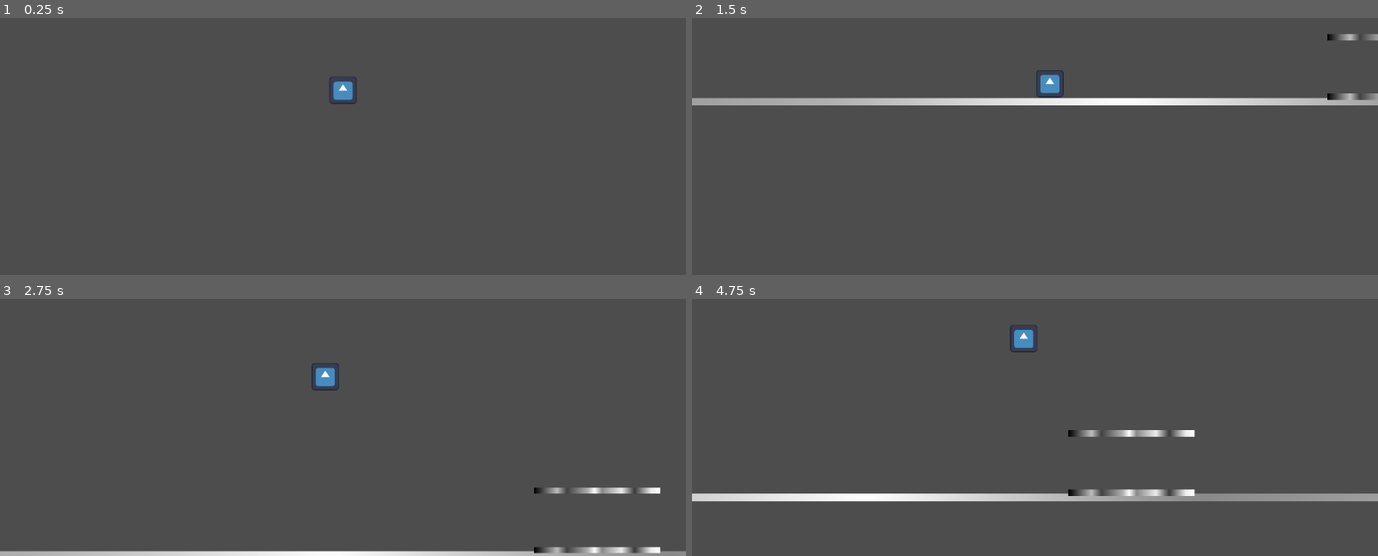
Above: before the commit, frames 1-4 (two rows, left to right).
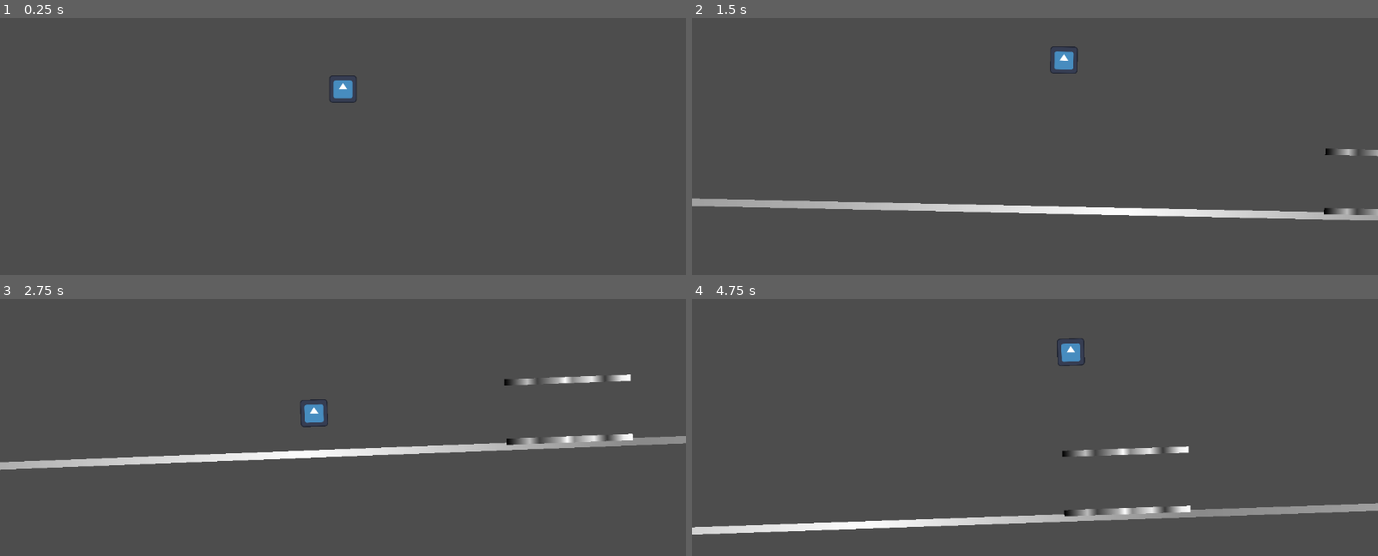
Above: after the commit, the same moments.

Repository: MemeCake789/RETCON
Game: Godot game, scene res://Scenes/root.tscn
The game is run twice, just before and just after one commit, with the same random seed, the same clock (stepped at 60 frames per second) and the same inputs. The engine's default icon, where the game draws it, is replaced by a stand-in: a white triangle on a blue panel in a dark square.
Inputs (mouse positions are in pixels of both pictures, inside the frame that each line leads up to):
- Up to frame 1 (0.25 s): no input
- Up to frame 2 (1.5 s): tap Enter (ui_accept) at 0.5, 0.6 s; move the mouse to (1185, 64) at 0.52 s; hold Right (ui_right) from 0.53 s (still down); tap W (Jump, bound only after the commit) at 0.77, 0.8, 1.07, 1.35 s; move the mouse to (897, 102) at 1.27 s
- Up to frame 3 (2.75 s): tap W (Jump, bound only after the commit) at 1.52, 1.82, 2.3 s; tap Enter (ui_accept) at 1.55, 2.1 s; move the mouse to (outside the picture) at 2.02 s; release Right (ui_right) at 2.03 s; hold Left (ui_left) from 2.03 s (still down)
- Up to frame 4 (4.75 s): move the mouse to (1000, 440) at 2.77 s; release Left (ui_left) at 2.78 s; hold Right (ui_right) 2.78-4.28 s; tap Enter (ui_accept) at 2.85, 4.35 s; tap W (Jump, bound only after the commit) at 3.02, 3.32, 3.6, 3.77, 4.07, 4.52 s; move the mouse to (1240, 422) at 3.52 s; move the mouse to (829, 306) at 4.27 s; hold Left (ui_left) from 4.28 s (still down)

The runs differ from the first frame. In frame 1, 0.1% of the frame differs, in the area x 48-52%, y 22-34%; in frame 2, 6.9%; in frame 3, 6.7%; in frame 4, 7.8%, in the area x 0-100%, y 10-92%.

Commit message:
Better Camera

Diff:
--- a/Scenes/root.tscn
+++ b/Scenes/root.tscn
@@ -1,7 +1,8 @@
-[gd_scene load_steps=7 format=3 uid="uid://dt2ne53qelvns"]
+[gd_scene load_steps=8 format=3 uid="uid://dt2ne53qelvns"]
 
 [ext_resource type="Script" uid="uid://2u8jtq11umd0" path="res://Scripts/PlayerController.gd" id="1_8pvmw"]
 [ext_resource type="Texture2D" uid="uid://bkc0c714b7g50" path="res://Assets/icon.svg" id="2_vnucn"]
+[ext_resource type="Script" uid="uid://c7it2dcggmk3i" path="res://Scripts/CameraController.gd" id="3_vnucn"]
 
 [sub_resource type="RectangleShape2D" id="RectangleShape2D_fpdt3"]
 size = Vector2(46, 46)
@@ -29,8 +30,10 @@
 texture = ExtResource("2_vnucn")
 
 [node name="Camera2D" type="Camera2D" parent="Player"]
+ignore_rotation = false
 position_smoothing_enabled = true
 position_smoothing_speed = 10.0
+script = ExtResource("3_vnucn")
 
 [node name="Map" type="Node2D" parent="."]
 
--- /dev/null
+++ b/Scripts/CameraController.gd
@@ -0,0 +1,33 @@
+extends Camera2D
+const SMOOTHING : int = 5
+const STRENGTH : int = 4
+
+var previous_velocity : Vector2 = Vector2.ZERO # Velocity of last frame
+
+func _ready() -> void:
+	pass # Replace with function body.
+
+
+func _process(delta: float) -> void:
+	MouseCameraOffset(delta)
+	PlayerSpeedCameraTilt(delta)
+
+func PlayerSpeedCameraTilt(delta: float):
+	var player = get_parent()
+	if player and player.has_method("get_velocity"):
+		var player_velocity = player.velocity
+		print(player_velocity)
+
+		var velocity_change = player_velocity - previous_velocity
+
+		var rotation_strength = 0.01
+		var target_rotation = -velocity_change.x * rotation_strength
+		rotation = lerp_angle(rotation, target_rotation, delta * 0.5)
+
+		previous_velocity = player_velocity
+
+func MouseCameraOffset(delta: float):
+	var mouse_position = get_viewport().get_mouse_position()
+	var viewport_center = get_viewport().size / 2.0
+	var target_offset = (Vector2(mouse_position) - viewport_center) / STRENGTH
+	offset = offset.lerp(target_offset, SMOOTHING * delta)
--- a/Scripts/PlayerController.gd
+++ b/Scripts/PlayerController.gd
@@ -33,7 +33,7 @@
 		coyote_timer = 0.0 # Consume coyote time
 
 	# Get the input direction and handle the movement/deceleration.
-	var direction := Input.get_axis("ui_left", "ui_right")
+	var direction := Input.get_axis("Move_Left", "Move_Right")
 
 	var acceleration = GROUND_ACCELERATION if is_on_floor() else AIR_ACCELERATION
 	var deceleration = GROUND_DECELERATION if is_on_floor() else AIR_DECELERATION
@@ -48,7 +48,6 @@
 		current_speed = move_toward(current_speed, INITIAL_SPEED, GROUND_DECELERATION * delta)
 
 	was_on_floor = is_on_floor()
-	print(velocity.x, current_speed)
 
 	move_and_slide()
 
@@ -75,5 +74,8 @@
 		jump_buffer_timer -= delta
 
 	# Handle jump input.
-	if Input.is_action_just_pressed("ui_accept"):
+	if Input.is_action_just_pressed("Jump"):
 		jump_buffer_timer = JUMP_BUFFER_TIME
+
+func get_player_velocity() -> Vector2:
+	return velocity
--- a/project.godot
+++ b/project.godot
@@ -15,6 +15,28 @@
 config/features=PackedStringArray("4.4", "GL Compatibility")
 config/icon="res://Assets/icon.svg"
 
+[input]
+
+Move_Left={
+"deadzone": 0.2,
+"events": [Object(InputEventKey,"resource_local_to_scene":false,"resource_name":"","device":-1,"window_id":0,"alt_pressed":false,"shift_pressed":false,"ctrl_pressed":false,"meta_pressed":false,"pressed":false,"keycode":0,"physical_keycode":4194319,"key_label":0,"unicode":0,"location":0,"echo":false,"script":null)
+, Object(InputEventKey,"resource_local_to_scene":false,"resource_name":"","device":-1,"window_id":0,"alt_pressed":false,"shift_pressed":false,"ctrl_pressed":false,"meta_pressed":false,"pressed":false,"keycode":0,"physical_keycode":65,"key_label":0,"unicode":97,"location":0,"echo":false,"script":null)
+]
+}
+Move_Right={
+"deadzone": 0.2,
+"events": [Object(InputEventKey,"resource_local_to_scene":false,"resource_name":"","device":-1,"window_id":0,"alt_pressed":false,"shift_pressed":false,"ctrl_pressed":false,"meta_pressed":false,"pressed":false,"keycode":0,"physical_keycode":68,"key_label":0,"unicode":100,"location":0,"echo":false,"script":null)
+, Object(InputEventKey,"resource_local_to_scene":false,"resource_name":"","device":-1,"window_id":0,"alt_pressed":false,"shift_pressed":false,"ctrl_pressed":false,"meta_pressed":false,"pressed":false,"keycode":0,"physical_keycode":4194321,"key_label":0,"unicode":0,"location":0,"echo":false,"script":null)
+]
+}
+Jump={
+"deadzone": 0.2,
+"events": [Object(InputEventKey,"resource_local_to_scene":false,"resource_name":"","device":-1,"window_id":0,"alt_pressed":false,"shift_pressed":false,"ctrl_pressed":false,"meta_pressed":false,"pressed":false,"keycode":0,"physical_keycode":87,"key_label":0,"unicode":119,"location":0,"echo":false,"script":null)
+, Object(InputEventKey,"resource_local_to_scene":false,"resource_name":"","device":-1,"window_id":0,"alt_pressed":false,"shift_pressed":false,"ctrl_pressed":false,"meta_pressed":false,"pressed":false,"keycode":0,"physical_keycode":32,"key_label":0,"unicode":32,"location":0,"echo":false,"script":null)
+, Object(InputEventKey,"resource_local_to_scene":false,"resource_name":"","device":-1,"window_id":0,"alt_pressed":false,"shift_pressed":false,"ctrl_pressed":false,"meta_pressed":false,"pressed":false,"keycode":0,"physical_keycode":4194320,"key_label":0,"unicode":0,"location":0,"echo":false,"script":null)
+]
+}
+
 [rendering]
 
 renderer/rendering_method="gl_compatibility"
Not shown, added: Scripts/CameraController.gd.uid
